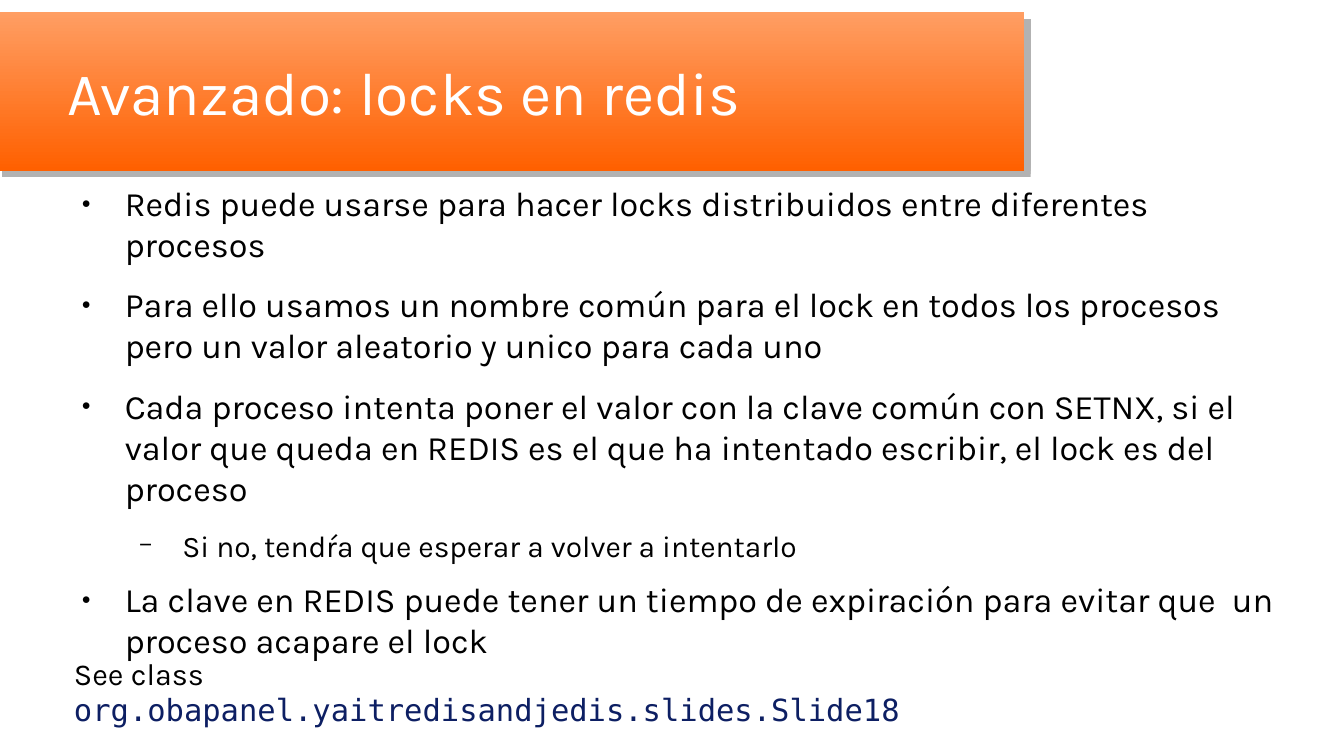
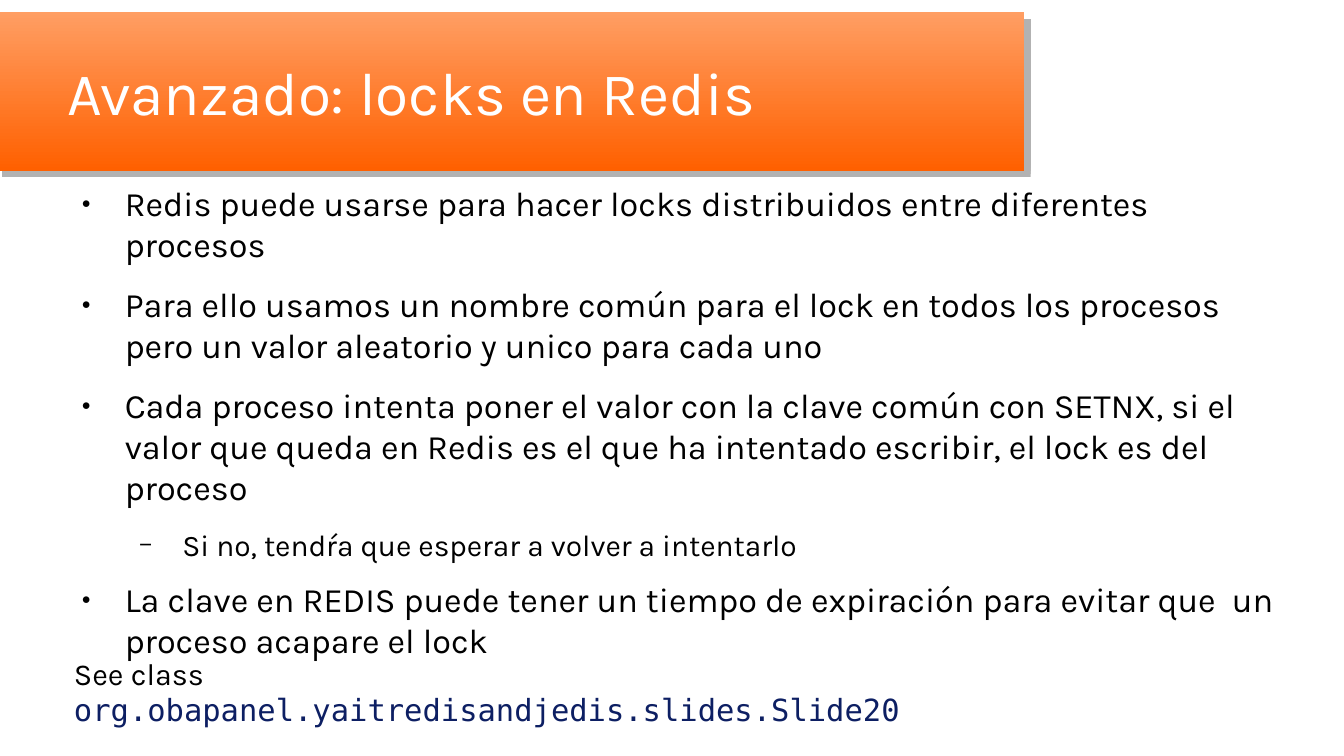
Before and after one commit to oscar-besga-panel/YaitRedisAndJedis, a slide deck: slide 20 of YaitRedisJedis_es.odp (slide 18 before the commit). Drawn at 1344x756 pixels with LibreOffice and Linux fonts; fonts in the diff are those of the drawing; background and template pictures are left out. Boxes give left, top, right and bottom in pixels: in the first picture for what was removed or moved away, otherwise in the second. Text is boxed around its words. In the diff, an @@ line names an element or a change of style, - is before the commit and + after.

```diff
--- a/YaitRedisJedis_es.odp
+++ b/YaitRedisJedis_es.odp
@@ title at [67,73,755,116]: text changed @@
-Avanzado: locks en redis
+Avanzado: locks en Redis
@@ text at [125,392,1235,508]: text changed @@
-● Cada proceso intenta poner el valor con la clave común con SETNX, si el valor que queda en REDIS es el que ha intentado escribir, el lock es del proceso
+● Cada proceso intenta poner el valor con la clave común con SETNX, si el valor que queda en Redis es el que ha intentado escribir, el lock es del proceso
@@ text at [74,664,900,728]: text changed @@
-See class org.obapanel.yaitredisandjedis.slides.Slide18
+See class org.obapanel.yaitredisandjedis.slides.Slide20
```
Also in this commit, not shown: 18 other slides changed, 2 slides added, 16 other files.
